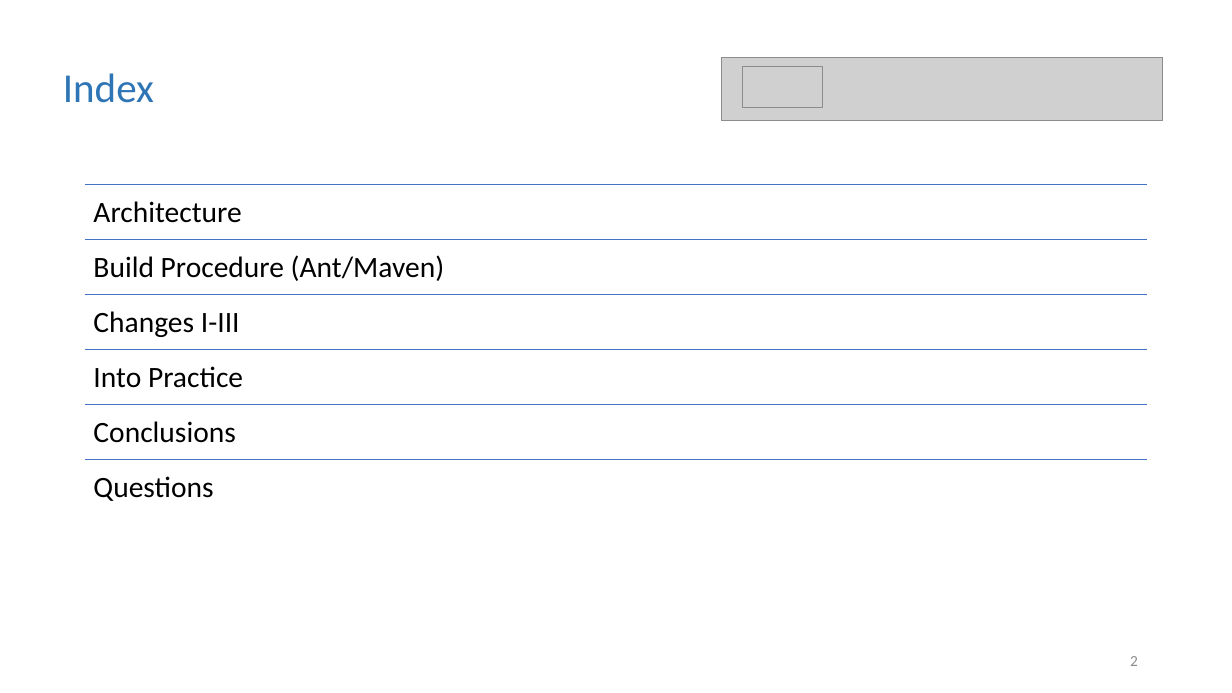
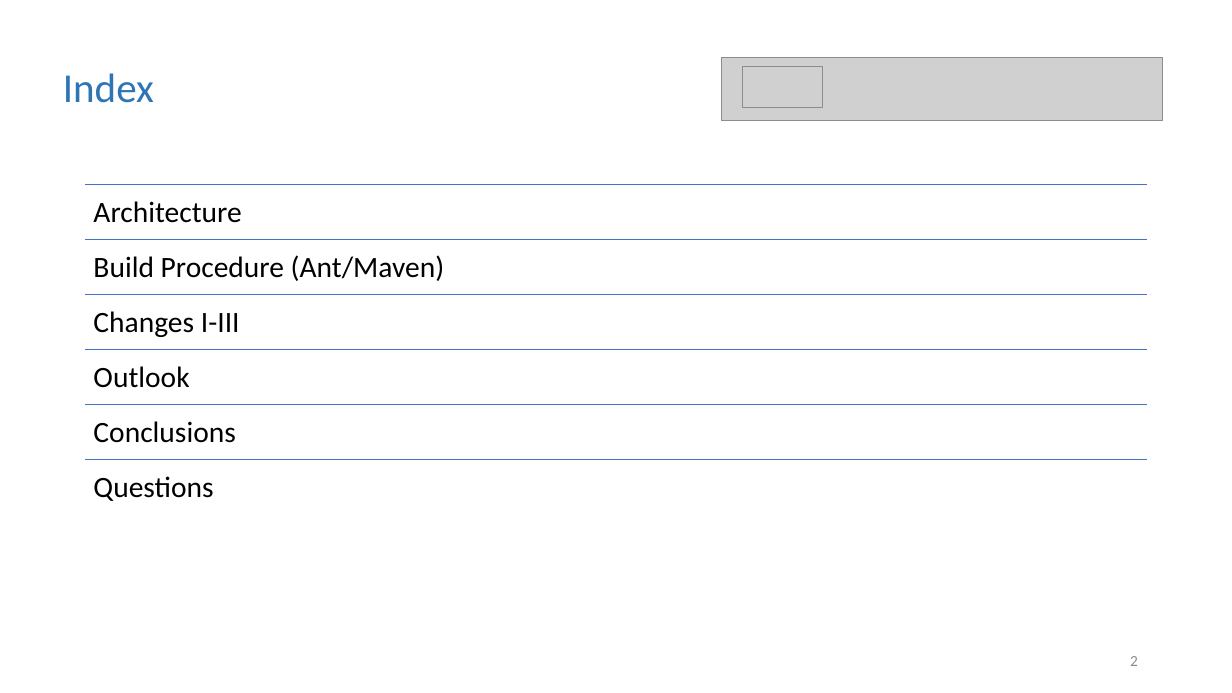
Before and after one commit to christophergalli/Team_Habsburg, a slide deck: slide 2 of GeneService_Presentation.pptx. Drawn at 1232x693 pixels with LibreOffice and Linux fonts; fonts in the diff are those of the drawing; grey boxes stand for pictures. Boxes give left, top, right and bottom in pixels: in the first picture for what was removed or moved away, otherwise in the second. Text is boxed around its words. In the diff, an @@ line names an element or a change of style, - is before the commit and + after.

```diff
--- a/GeneService_Presentation.pptx
+++ b/GeneService_Presentation.pptx
@@ text at [93, 366, 189, 388]: text changed @@
-Into Practice
+Outlook
```
Also in this commit, not shown: 1 other slide changed, 1 slide added, 1 slide removed.
